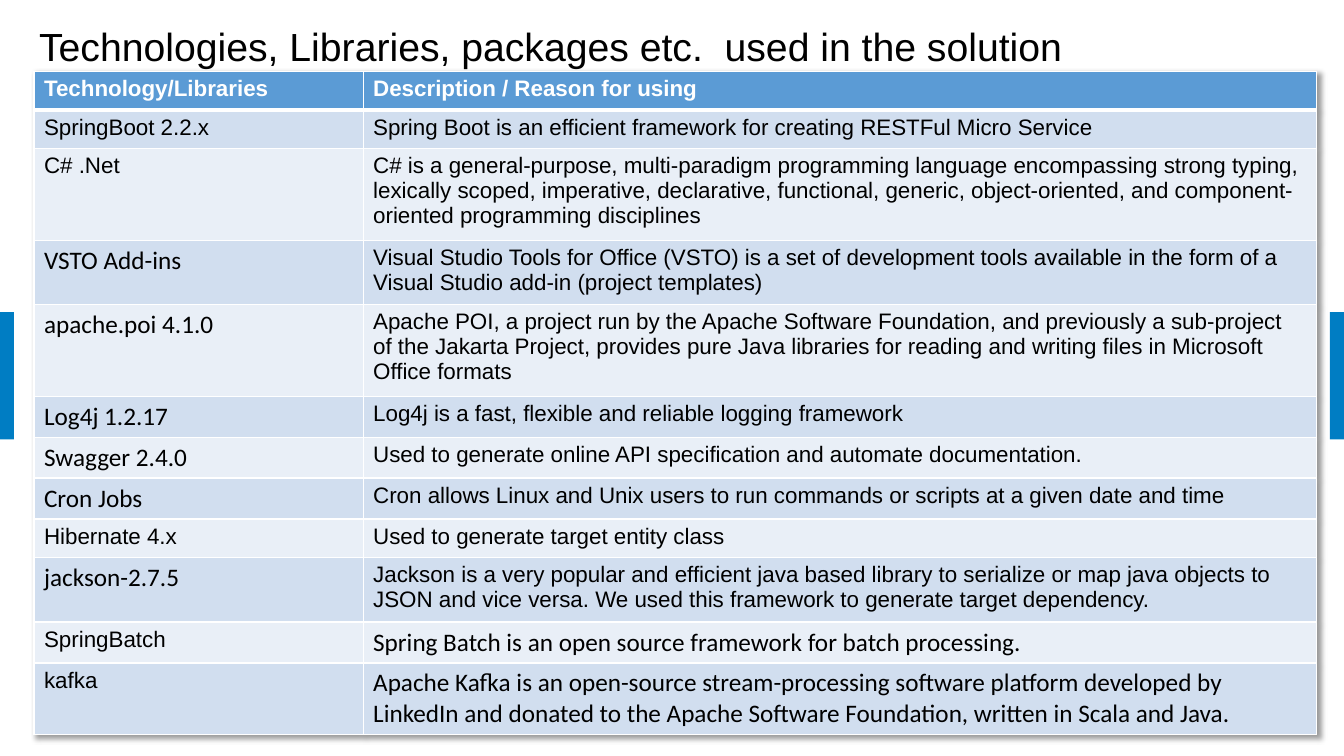
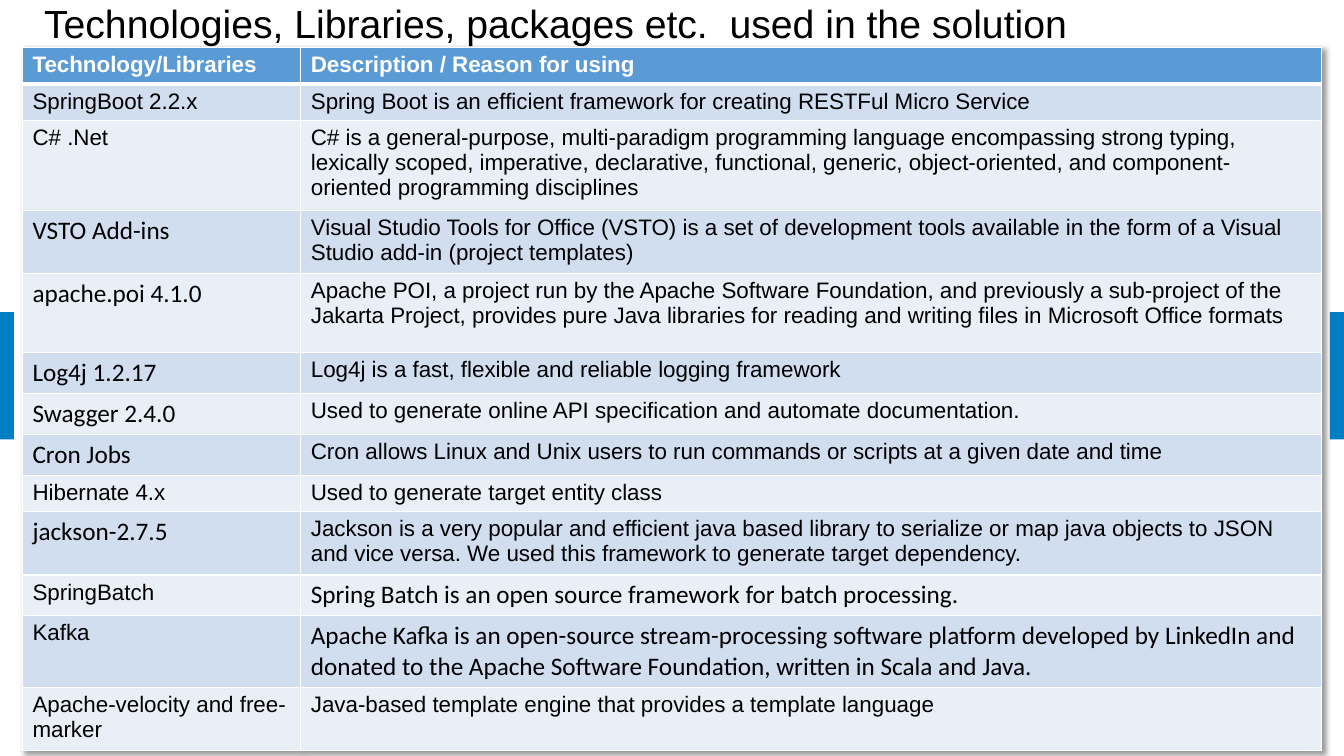
Before and after one commit to samratbasu2019/iSoreDesignArtifacts, a slide deck: slide 8 of iSolve-iCount-Hackathon_Solution.pptx. Drawn at 1344x756 pixels with LibreOffice and Linux fonts; fonts in the diff are those of the drawing; background and template pictures are left out. Boxes give left, top, right and bottom in pixels: in the first picture for what was removed or moved away, otherwise in the second. Text is boxed around its words. In the diff, an @@ line names an element or a change of style, - is before the commit and + after.

```diff
--- a/iSolve-iCount-Hackathon_Solution.pptx
+++ b/iSolve-iCount-Hackathon_Solution.pptx
@@ title "Technologies, Libraries, packages etc. used ..." moved from (x1=39, y1=32, x2=1062, y2=69) to (x1=44, y1=9, x2=1067, y2=46) @@
@@ table at (x1=22, y1=47, x2=1322, y2=751) @@
-row 12: kafka | Apache Kafka is an open-source stream-processing software platform developed by LinkedIn and donated to the Apache Software Foundation, written in Scala and Java.
+row 12: Kafka | Apache Kafka is an open-source stream-processing software platform developed by LinkedIn and donated to the Apache Software Foundation, written in Scala and Java.
+row 13: Apache-velocity and free-marker | Java-based template engine that provides a template language
@@ table resized from (x1=34, y1=72, x2=1317, y2=734) to (x1=22, y1=47, x2=1322, y2=751) @@
```
Also in this commit, not shown: 2 other slides changed, 2 other files.
